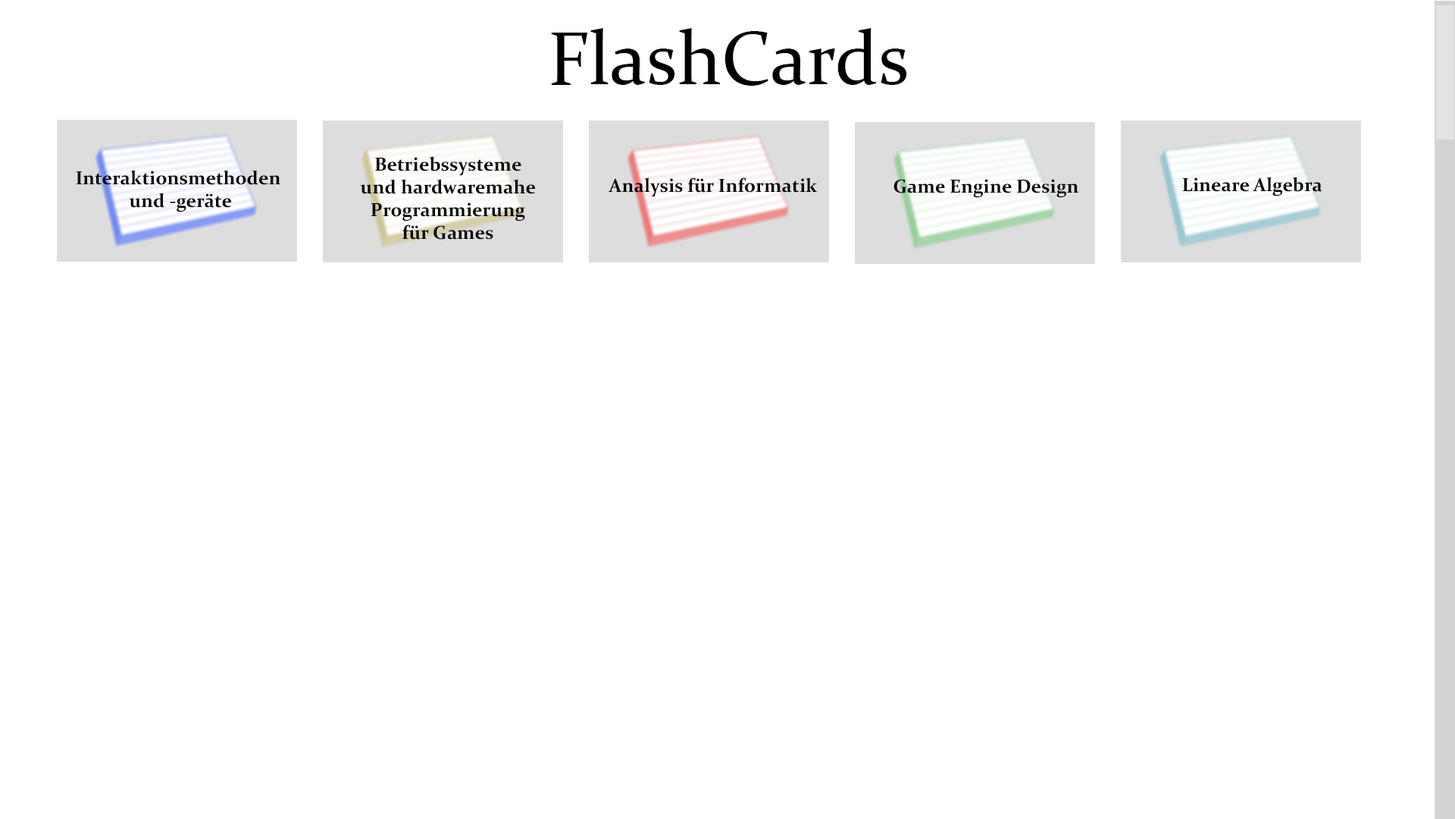
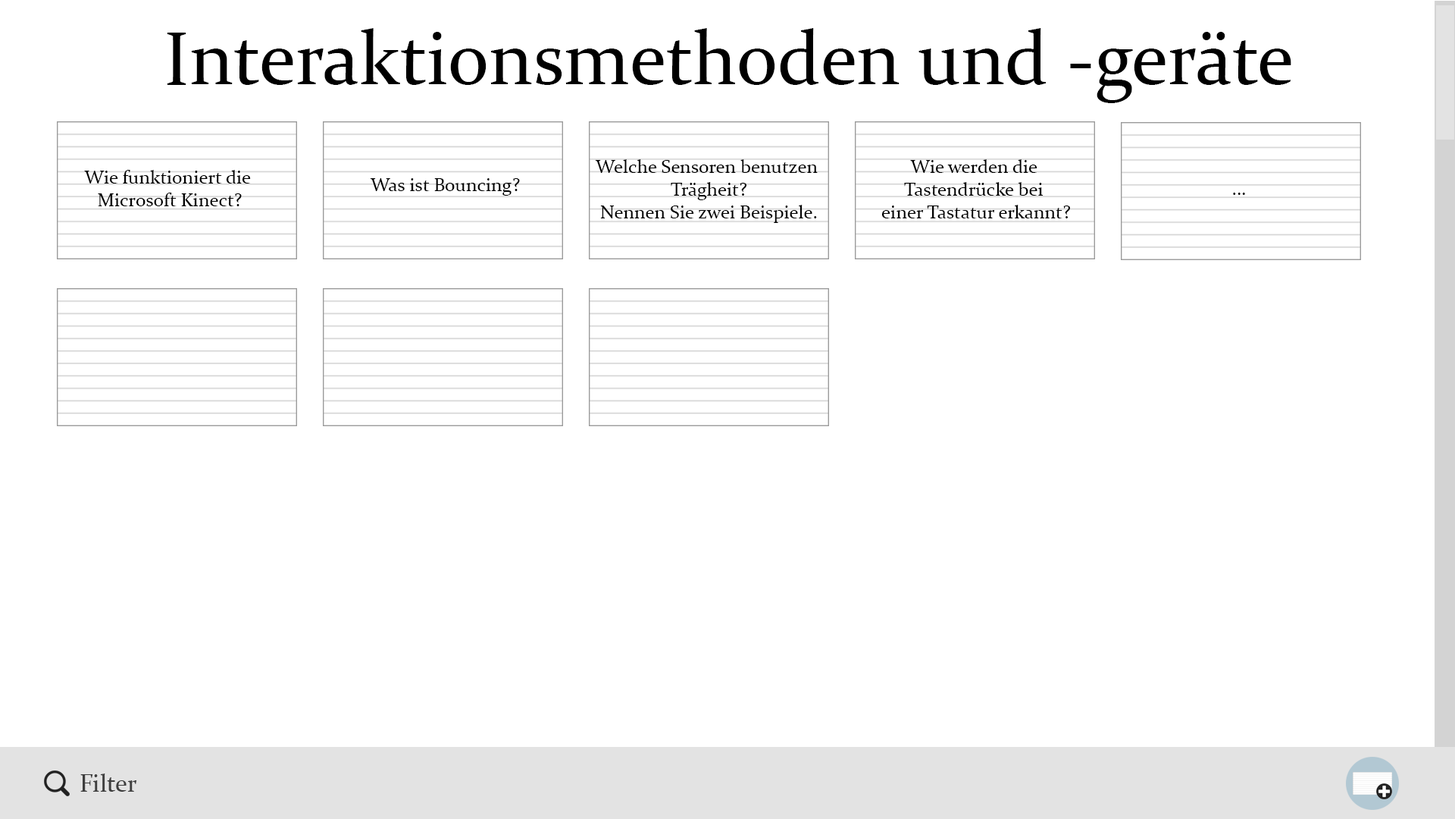
Revision of a layered 1455x819 image; what changed, layer by layer:
renamed "Main Window" to "Card Set Browser", hid the group it (36 layers) over (0, 28, 1455, 819)
moved "Background" (2nd of 3, in "Card Set Browser") into group "Card Set Browser" over (0, 28, 1455, 819)
added group "Card Set Viewer" with 18 layers over (0, 28, 1455, 819)
added layer "Card Set Title" in group "Card Set Viewer" over (166, 28, 1292, 104)
added layer "Flash Card 1" in group "Card Set Viewer" over (56, 121, 298, 260)
added layer "Flash Card 2" in group "Card Set Viewer" over (322, 121, 564, 260)
added layer "Flash Card 3" in group "Card Set Viewer" over (588, 121, 830, 260)
added layer "Flash Card 4" in group "Card Set Viewer" over (855, 121, 1096, 260)
added layer "Flash Card 5" in group "Card Set Viewer" over (1121, 122, 1362, 260)
added layer "Flash Card 6" in group "Card Set Viewer" over (56, 288, 298, 426)
added layer "Flash Card 7" in group "Card Set Viewer" over (322, 288, 564, 426)
added layer "Flash Card 8" in group "Card Set Viewer" over (588, 288, 830, 426)
added group "Menu" (2nd of 2, in "Card Set Viewer") with 6 layers in group "Card Set Viewer" over (0, 746, 1455, 819)
added group "Add Card Set" (2nd of 2, in "Card Set Viewer" › "Menu") with 4 layers in group "Menu" over (1346, 756, 1400, 810)
added layer "Ebene 2" (2nd of 2, in "Card Set Viewer" › "Menu" › "Add Card Set") in group "Add Card Set" over (1376, 782, 1393, 799)
added layer "Flash Card" in group "Add Card Set" over (1353, 771, 1393, 795)
added layer "Ebene 1" (2nd of 2, in "Card Set Viewer" › "Menu" › "Add Card Set") in group "Add Card Set" over (1346, 756, 1400, 810)
added layer "Menu Bar" (2nd of 2, in "Card Set Viewer" › "Menu") in group "Menu" over (0, 746, 1455, 819)
added layer "Slider" (2nd of 2, in "Card Set Viewer") in group "Card Set Viewer" over (1434, 746, 1455, 819)
added layer "Background" (3rd of 3, in "Card Set Viewer") in group "Card Set Viewer" over (0, 28, 1455, 819)
